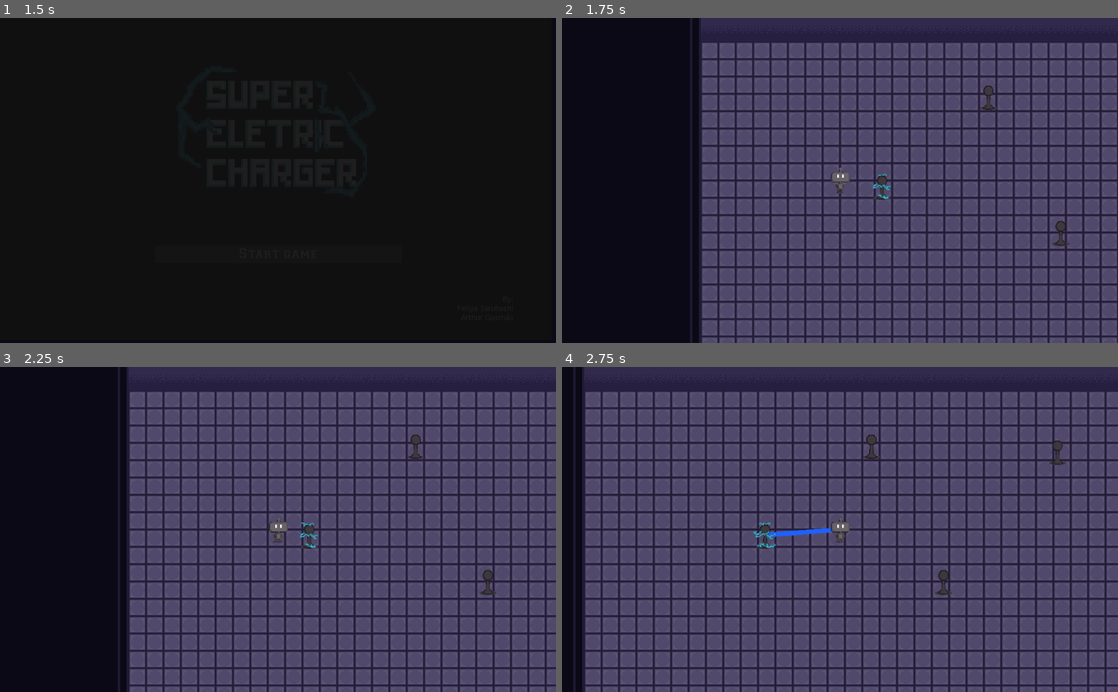
Above: before the commit, frames 1-4 (two rows, left to right).
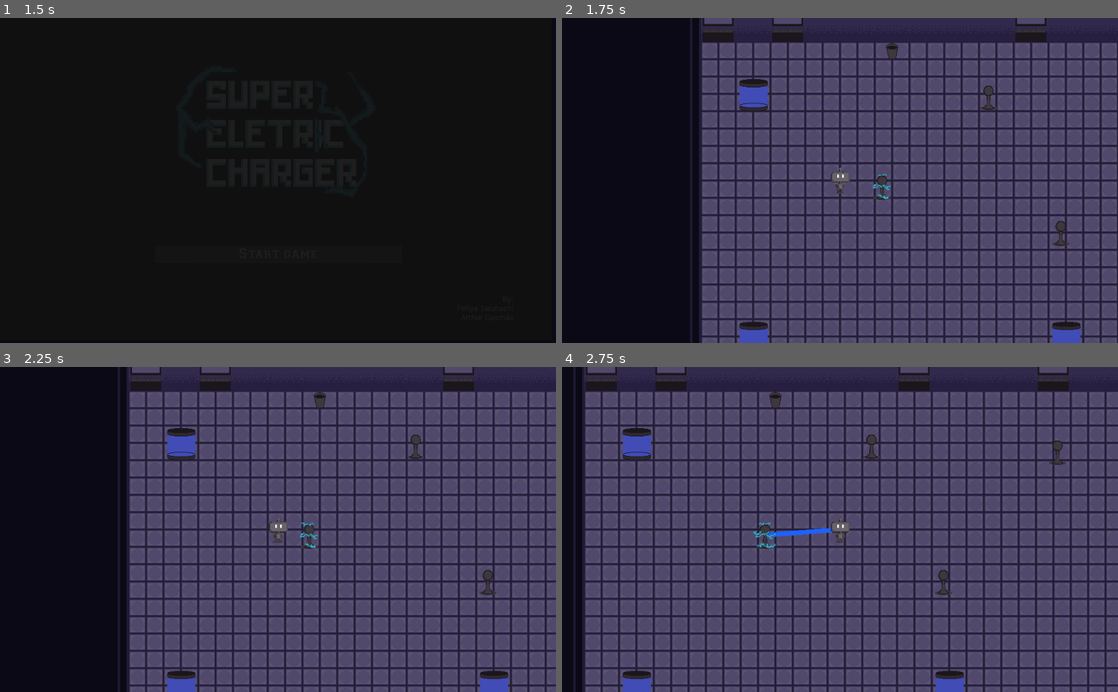
Above: after the commit, the same moments.

Repository: agusmao/connection
Game: Godot game, scene res://Levels/MainMenu.tscn
The game is run twice, just before and just after one commit, with the same random seed, the same clock (stepped at 60 frames per second) and the same inputs.
Inputs:
- Up to frame 1 (1.5 s): click "Start game" at 0.5 s; click "Start game" at 1.25 s
- Up to frame 2 (1.75 s): no input
- Up to frame 3 (2.25 s): tap Enter at 2 s; hold Right (ui_right) from 2.03 s (still down)
- Up to frame 4 (2.75 s): keep holding Right (ui_right)

Frame 1 is identical in both runs. In frame 2, 2.1% of the frame differs, in the area x 25-94%, y 0-100%; in frame 3, 2.1%; in frame 4, 2.4%, in the area x 4-92%, y 0-100%.

Commit message:
Objects tileset

Diff:
--- a/Levels/Level1.tscn
+++ b/Levels/Level1.tscn
@@ -10,6 +10,9 @@
 
 [node name="TileMap" parent="." index="0"]
 tile_data = PoolIntArray( -327685, 3, 0, -327684, 4, 0, -327683, 4, 0, -327682, 4, 0, -327681, 4, 0, -393216, 4, 0, -39 …(4079 unchanged characters)…
+
+[node name="TileMapDetails" parent="." index="1"]
+tile_data = PoolIntArray( -589828, 1, 0, -589826, 1, 0, -655355, 1, 0, -655351, 1, 0, -655344, 1, 0, -524287, 2, 0, -524275, 2, 0, -327683, 0, 0, -393202, 0, 0, 589821, 0, 0, 524294, 0, 0, 524302, 0, 0 )
 
 [node name="SourceNode" parent="YSort/Nodes" index="0" instance=ExtResource( 3 )]
 position = Vector2( 77.2114, 10.4747 )
--- a/Levels/Level4.tscn
+++ b/Levels/Level4.tscn
@@ -9,8 +9,8 @@
 [node name="Level2" instance=ExtResource( 1 )]
 nextLevel = "Level1.tscn"
 
-[node name="Player" parent="." index="1"]
-position = Vector2( -379.746, -164.336 )
+[node name="TileMapDetails" parent="." index="1"]
+tile_data = PoolIntArray( -458759, 1, 0, -458755, 1, 0, -524286, 1, 0, -524282, 1, 0 )
 
 [node name="SourceNode" parent="Nodes" index="0" instance=ExtResource( 3 )]
 position = Vector2( -343.759, -129.634 )
--- a/Levels/Level5.tscn
+++ b/Levels/Level5.tscn
@@ -11,6 +11,9 @@
 [node name="TileMap" parent="." index="0"]
 position = Vector2( -259.149, 15.0231 )
 tile_data = PoolIntArray( -393215, 3, 0, -393214, 4, 0, -393213, 4, 0, -393212, 4, 0, -393211, 4, 0, -393210, 4, 0, -39 …(2055 unchanged characters)…
+
+[node name="TileMapDetails" parent="." index="1"]
+tile_data = PoolIntArray( -589823, 1, 0, -589818, 1, 0 )
 
 [node name="TargetNode" parent="YSort/Nodes" index="0" instance=ExtResource( 3 )]
 position = Vector2( 5.96437, -102.171 )
--- a/Levels/Level6.tscn
+++ b/Levels/Level6.tscn
@@ -9,7 +9,10 @@
 [node name="LevelTemplate" instance=ExtResource( 1 )]
 
 [node name="TileMap" parent="." index="0"]
-tile_data = PoolIntArray( -393228, 3, 0, -393227, 4, 0, -393 …(385 unchanged characters)…  -458736, 5, 0, -327692, 7, 0, -327691, 2, 0, -327690, 2, 0, -327689, 2, 0, -327688, 2, 0, -327687, 2, 0, -327686, 2, 0, -327685, 2, 0, -327684, 2, 0, -327683, 2, 0, -327682, 2, 0, -327681, 2, 0, -393216, 2, 0, -393215, 2, 0, -393214, 2, 0, -393213, 2, 0, -393212, 2, 0, -393211, 2, 0, -393210, 2, 0, -393209, 2, 0, -393208, 2, 0, -393207, 2, 0, -393206, 2, 0, -393205, 2, 0, -393204, 2, 0, -393203, 2, 0, -393202, 2, 0, -393201, 2, 0, -393200, 6, 0, -262156, 7, 0, -2621 …(6429 unchanged characters)…
+tile_data = PoolIntArray( -393228, 3, 0, -393227, 4, 0, -393 …(385 unchanged characters)…  -458736, 5, 0, -327692, 7, 0, -327691, 1, 0, -327690, 1, 0, -327689, 1, 0, -327688, 1, 0, -327687, 1, 0, -327686, 1, 0, -327685, 1, 0, -327684, 1, 0, -327683, 1, 0, -327682, 1, 0, -327681, 1, 0, -393216, 1, 0, -393215, 1, 0, -393214, 1, 0, -393213, 1, 0, -393212, 1, 0, -393211, 1, 0, -393210, 1, 0, -393209, 1, 0, -393208, 1, 0, -393207, 1, 0, -393206, 1, 0, -393205, 1, 0, -393204, 1, 0, -393203, 1, 0, -393202, 1, 0, -393201, 1, 0, -393200, 6, 0, -262156, 7, 0, -2621 …(6429 unchanged characters)…
+
+[node name="TileMapDetails" parent="." index="1"]
+tile_data = PoolIntArray( -720905, 1, 0, -786430, 1, 0, -786419, 1, 0, -655371, 0, 0, 1048589, 0, 0 )
 
 [node name="Player" parent="YSort" index="0"]
 position = Vector2( -666.441, 593.347 )
--- a/Levels/LevelTemplate.tscn
+++ b/Levels/LevelTemplate.tscn
@@ -35,7 +35,16 @@
 [sub_resource type="ConvexPolygonShape2D" id=9]
 points = PoolVector2Array( 0, 0, 64, 0, 64, 64, 0, 64 )
 
-[sub_resource type="TileSet" id=10]
+[sub_resource type="ConvexPolygonShape2D" id=10]
+points = PoolVector2Array( 0, 0, 64, 0, 64, 64, 0, 64 )
+
+[sub_resource type="ConvexPolygonShape2D" id=11]
+points = PoolVector2Array( 0, 0, 64, 0, 64, 64, 0, 64 )
+
+[sub_resource type="ConvexPolygonShape2D" id=12]
+points = PoolVector2Array( 0, 0, 64, 0, 64, 64, 0, 64 )
+
+[sub_resource type="TileSet" id=13]
 1/name = "topborder"
 1/texture = ExtResource( 2 )
 1/tex_offset = Vector2( 0, 0 )
@@ -81,14 +90,14 @@
 3/navigation_offset = Vector2( 0, 0 )
 3/shape_offset = Vector2( 0, 0 )
 3/shape_transform = Transform2D( 1, 0, 0, 1, 0, 0 )
-3/shape = SubResource( 3 )
+3/shape = SubResource( 6 )
 3/shape_one_way = true
 3/shape_one_way_margin = 1.0
 3/shapes = [ {
 "autotile_coord": Vector2( 0, 0 ),
 "one_way": true,
 "one_way_margin": 1.0,
-"shape": SubResource( 3 ),
+"shape": SubResource( 6 ),
 "shape_transform": Transform2D( 1, 0, 0, 1, 0, 0 )
 } ]
 3/z_index = 0
@@ -102,14 +111,14 @@
 4/navigation_offset = Vector2( 0, 0 )
 4/shape_offset = Vector2( 0, 0 )
 4/shape_transform = Transform2D( 1, 0, 0, 1, 0, 0 )
-4/shape = SubResource( 4 )
+4/shape = SubResource( 7 )
 4/shape_one_way = false
 4/shape_one_way_margin = 1.0
 4/shapes = [ {
 "autotile_coord": Vector2( 0, 0 ),
 "one_way": false,
 "one_way_margin": 1.0,
-"shape": SubResource( 4 ),
+"shape": SubResource( 7 ),
 "shape_transform": Transform2D( 1, 0, 0, 1, 0, 0 )
 } ]
 4/z_index = 0
@@ -123,14 +132,14 @@
 5/navigation_offset = Vector2( 0, 0 )
 5/shape_offset = Vector2( 0, 0 )
 5/shape_transform = Transform2D( 1, 0, 0, 1, 0, 0 )
-5/shape = SubResource( 5 )
+5/shape = SubResource( 8 )
 5/shape_one_way = false
 5/shape_one_way_margin = 1.0
 5/shapes = [ {
 "autotile_coord": Vector2( 0, 0 ),
 "one_way": false,
 "one_way_margin": 1.0,
-"shape": SubResource( 5 ),
+"shape": SubResource( 8 ),
 "shape_transform": Transform2D( 1, 0, 0, 1, 0, 0 )
 } ]
 5/z_index = 0
@@ -144,14 +153,14 @@
 6/navigation_offset = Vector2( 0, 0 )
 6/shape_offset = Vector2( 0, 0 )
 6/shape_transform = Transform2D( 1, 0, 0, 1, 0, 0 )
-6/shape = SubResource( 6 )
+6/shape = SubResource( 9 )
 6/shape_one_way = false
 6/shape_one_way_margin = 1.0
 6/shapes = [ {
 "autotile_coord": Vector2( 0, 0 ),
 "one_way": false,
 "one_way_margin": 1.0,
-"shape": SubResource( 6 ),
+"shape": SubResource( 9 ),
 "shape_transform": Transform2D( 1, 0, 0, 1, 0, 0 )
 } ]
 6/z_index = 0
@@ -165,14 +174,14 @@
 7/navigation_offset = Vector2( 0, 0 )
 7/shape_offset = Vector2( 0, 0 )
 7/shape_transform = Transform2D( 1, 0, 0, 1, 0, 0 )
-7/shape = SubResource( 7 )
+7/shape = SubResource( 10 )
 7/shape_one_way = false
 7/shape_one_way_margin = 1.0
 7/shapes = [ {
 "autotile_coord": Vector2( 0, 0 ),
 "one_way": false,
 "one_way_margin": 1.0,
-"shape": SubResource( 7 ),
+"shape": SubResource( 10 ),
 "shape_transform": Transform2D( 1, 0, 0, 1, 0, 0 )
 } ]
 7/z_index = 0
@@ -186,14 +195,14 @@
 8/navigation_offset = Vector2( 0, 0 )
 8/shape_offset = Vector2( 0, 0 )
 8/shape_transform = Transform2D( 1, 0, 0, 1, 0, 0 )
-8/shape = SubResource( 8 )
+8/shape = SubResource( 11 )
 8/shape_one_way = false
 8/shape_one_way_margin = 1.0
 8/shapes = [ {
 "autotile_coord": Vector2( 0, 0 ),
 "one_way": false,
 "one_way_margin": 1.0,
-"shape": SubResource( 8 ),
+"shape": SubResource( 11 ),
 "shape_transform": Transform2D( 1, 0, 0, 1, 0, 0 )
 } ]
 8/z_index = 0
@@ -207,14 +216,14 @@
 9/navigation_offset = Vector2( 0, 0 )
 9/shape_offset = Vector2( 0, 0 )
 9/shape_transform = Transform2D( 1, 0, 0, 1, 0, 0 )
-9/shape = SubResource( 9 )
+9/shape = SubResource( 12 )
 9/shape_one_way = false
 9/shape_one_way_margin = 1.0
 9/shapes = [ {
 "autotile_coord": Vector2( 0, 0 ),
 "one_way": false,
 "one_way_margin": 1.0,
-"shape": SubResource( 9 ),
+"shape": SubResource( 12 ),
 "shape_transform": Transform2D( 1, 0, 0, 1, 0, 0 )
 } ]
 9/z_index = 0
@@ -239,12 +248,119 @@
 "shape_transform": Transform2D( 1, 0, 0, 1, 0, 0 )
 } ]
 10/z_index = 0
-
-[sub_resource type="DynamicFont" id=11]
+11/name = "Labtiles.png 11"
+11/texture = ExtResource( 2 )
+11/tex_offset = Vector2( 0, 0 )
+11/modulate = Color( 1, 1, 1, 1 )
+11/region = Rect2( 256, 64, 64, 64 )
+11/tile_mode = 0
+11/occluder_offset = Vector2( 0, 0 )
+11/navigation_offset = Vector2( 0, 0 )
+11/shape_offset = Vector2( 0, 0 )
+11/shape_transform = Transform2D( 1, 0, 0, 1, 0, 0 )
+11/shape = SubResource( 3 )
+11/shape_one_way = false
+11/shape_one_way_margin = 1.0
+11/shapes = [ {
+"autotile_coord": Vector2( 0, 0 ),
+"one_way": false,
+"one_way_margin": 1.0,
+"shape": SubResource( 3 ),
+"shape_transform": Transform2D( 1, 0, 0, 1, 0, 0 )
+} ]
+11/z_index = 0
+12/name = "Labtiles.png 12"
+12/texture = ExtResource( 2 )
+12/tex_offset = Vector2( 0, 0 )
+12/modulate = Color( 1, 1, 1, 1 )
+12/region = Rect2( 256, 0, 64, 64 )
+12/tile_mode = 0
+12/occluder_offset = Vector2( 0, 0 )
+12/navigation_offset = Vector2( 0, 0 )
+12/shape_offset = Vector2( 0, 0 )
+12/shape_transform = Transform2D( 1, 0, 0, 1, 0, 0 )
+12/shape = SubResource( 4 )
+12/shape_one_way = false
+12/shape_one_way_margin = 1.0
+12/shapes = [ {
+"autotile_coord": Vector2( 0, 0 ),
+"one_way": false,
+"one_way_margin": 1.0,
+"shape": SubResource( 4 ),
+"shape_transform": Transform2D( 1, 0, 0, 1, 0, 0 )
+} ]
+12/z_index = 0
+13/name = "Labtiles.png 13"
+13/texture = ExtResource( 2 )
+13/tex_offset = Vector2( 0, 0 )
+13/modulate = Color( 1, 1, 1, 1 )
+13/region = Rect2( 256, 128, 64, 64 )
+13/tile_mode = 0
+13/occluder_offset = Vector2( 0, 0 )
+13/navigation_offset = Vector2( 0, 0 )
+13/shape_offset = Vector2( 0, 0 )
+13/shape_transform = Transform2D( 1, 0, 0, 1, 0, 0 )
+13/shape = SubResource( 5 )
+13/shape_one_way = false
+13/shape_one_way_margin = 1.0
+13/shapes = [ {
+"autotile_coord": Vector2( 0, 0 ),
+"one_way": false,
+"one_way_margin": 1.0,
+"shape": SubResource( 5 ),
+"shape_transform": Transform2D( 1, 0, 0, 1, 0, 0 )
+} ]
+13/z_index = 0
+
+[sub_resource type="TileSet" id=16]
+0/name = "Labtiles.png 0"
+0/texture = ExtResource( 2 )
+0/tex_offset = Vector2( 0, 0 )
+0/modulate = Color( 1, 1, 1, 1 )
+0/region = Rect2( 256, 0, 64, 64 )
+0/tile_mode = 0
+0/occluder_offset = Vector2( 0, 0 )
+0/navigation_offset = Vector2( 0, 0 )
+0/shape_offset = Vector2( 0, 0 )
+0/shape_transform = Transform2D( 1, 0, 0, 1, 0, 0 )
+0/shape_one_way = false
+0/shape_one_way_margin = 0.0
+0/shapes = [  ]
+0/z_index = 0
+1/name = "Labtiles.png 1"
+1/texture = ExtResource( 2 )
+1/tex_offset = Vector2( 0, 0 )
+1/modulate = Color( 1, 1, 1, 1 )
+1/region = Rect2( 256, 64, 64, 64 )
+1/tile_mode = 0
+1/occluder_offset = Vector2( 0, 0 )
+1/navigation_offset = Vector2( 0, 0 )
+1/shape_offset = Vector2( 0, 0 )
+1/shape_transform = Transform2D( 1, 0, 0, 1, 0, 0 )
+1/shape_one_way = false
+1/shape_one_way_margin = 0.0
+1/shapes = [  ]
+1/z_index = 0
+2/name = "Labtiles.png 2"
+2/texture = ExtResource( 2 )
+2/tex_offset = Vector2( 0, 0 )
+2/modulate = Color( 1, 1, 1, 1 )
+2/region = Rect2( 256, 160, 64, 32 )
+2/tile_mode = 0
+2/occluder_offset = Vector2( 0, 0 )
+2/navigation_offset = Vector2( 0, 0 )
+2/shape_offset = Vector2( 0, 0 )
+2/shape_transform = Transform2D( 1, 0, 0, 1, 0, 0 )
+2/shape_one_way = false
+2/shape_one_way_margin = 0.0
+2/shapes = [  ]
+2/z_index = 0
+
+[sub_resource type="DynamicFont" id=14]
 size = 40
 font_data = ExtResource( 8 )
 
-[sub_resource type="DynamicFont" id=12]
+[sub_resource type="DynamicFont" id=15]
 font_data = ExtResource( 9 )
 
 [node name="LevelTemplate" type="Node2D"]
@@ -252,11 +368,17 @@
 
 [node name="TileMap" type="TileMap" parent="."]
 z_index = -1
-tile_set = SubResource( 10 )
+tile_set = SubResource( 13 )
 collision_layer = 7
 collision_mask = 7
 format = 1
 tile_data = PoolIntArray( -262152, 3, 0, -262151, 4, 0, -262150, 4, 0, -262149, 4, 0, -262148, 4, 0, -262147, 4, 0, -26 …(2116 unchanged characters)…
+
+[node name="TileMapDetails" type="TileMap" parent="."]
+tile_set = SubResource( 16 )
+cell_size = Vector2( 64, 32 )
+format = 1
+tile_data = PoolIntArray( -458759, 1, 0, -458755, 1, 0, -524286, 1, 0, -524282, 1, 0, -393221, 0, 0, -458748, 0, 0, -393211, 2, 0, 458745, 0, 0, 393222, 0, 0 )
 
 [node name="YSort" type="YSort" parent="."]
 
Not shown: 3 places in Levels/LevelTemplate.tscn that only renumber resources
Binary file changed: assets/images/Labtiles.png
